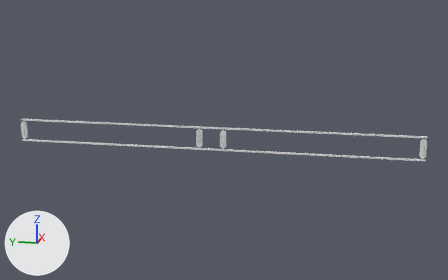
Two versions of the FBX model Assets/Models/MiscellaneousModels/ScenarioModels/BlackAndWhite/BWWallExtensions.fbx, one commit apart.
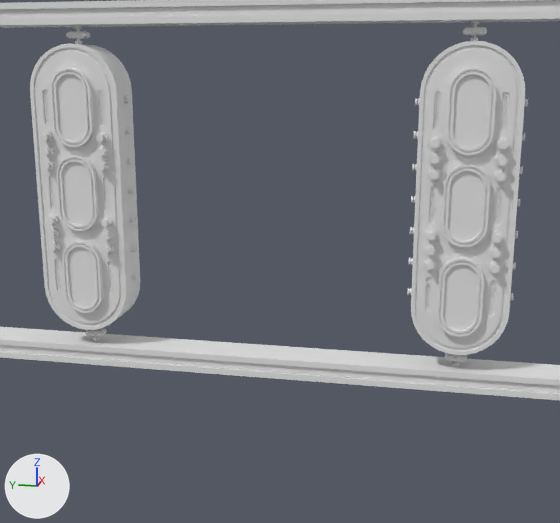
There are two pictures of each version: one whole from a camera (50 mm lens) standing at (-7615.0, -1689.0, 1894.0) and looking at (40.0, -158.0, -20.0), one close up from a camera (50 mm lens) standing at (-613.0, -133.0, 98.0) and looking at (5.0, -10.0, -56.0). Arrows for +X, +Y and +Z are at lower left; the lights stay in place. The older version's two pictures come first. Vertices at exactly the same position are counted once.

Names of what the first close-up shows: 'BWWallExtensions', 'BWWallShieldLeftBottom', 'BWWallShieldLeftMiddle', 'BWWallShieldLeftTop', 'BWWallShieldRightBottom', 'BWWallShieldRightMiddle', 'BWWallShieldRightTop' and 4 more.
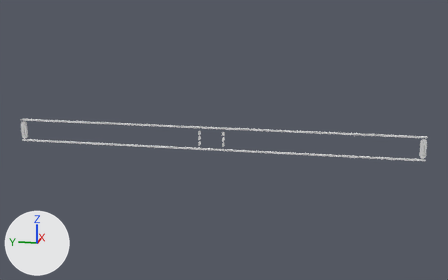
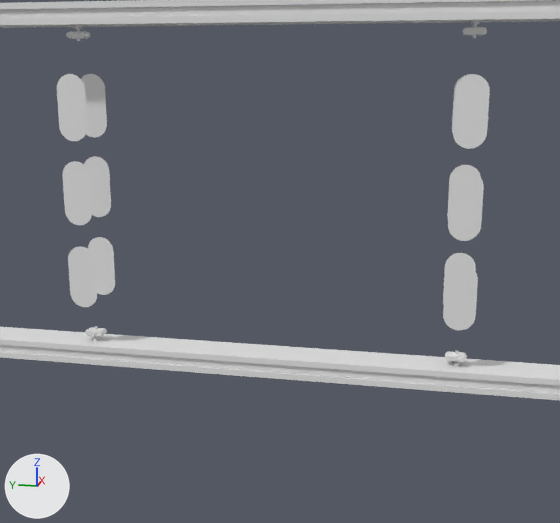
Location of each change, [x1, y1, x2, y2] in pixels of the close-ups (560 x 523 px):
part 1 of me_circle_075, deleted: before [30, 38, 528, 355]

What the commit changed:
me_circle_075 is used by ob_bwwallextensions; location (0.0, 0.0, 0.0).
me_circle_075 had 44208 vertices, 48800 faces and spanned x -31.0..31.0, y -2662.0..2662.0, z -152.0..151.0.
me_circle_075 now has 13106 vertices, 14376 faces and spans x -31.0..31.0, y -2662.0..2662.0, z -152.0..151.0.
me_circle_075 part 1: 30 loose pieces with 31102 vertices, spanning x -24.0..24.0, y -198.0..198.0, z -123.0..122.0, are deleted.
